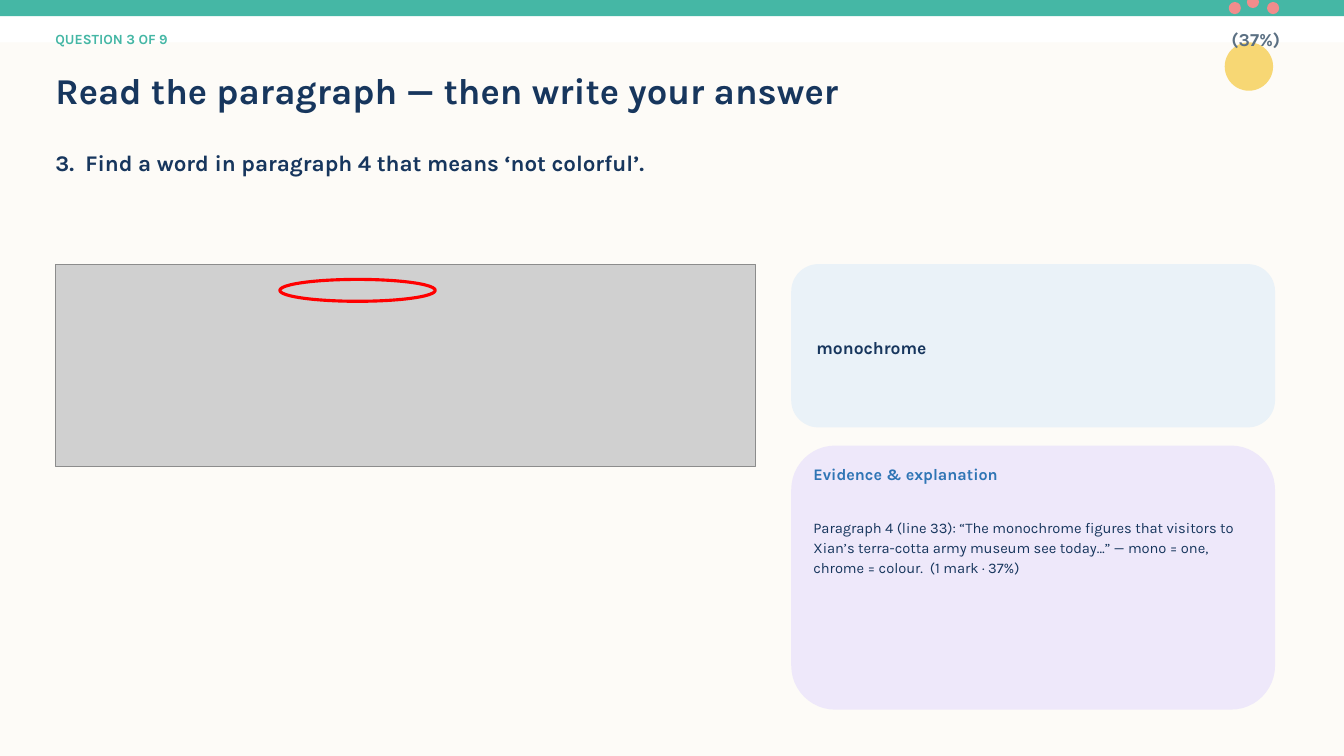
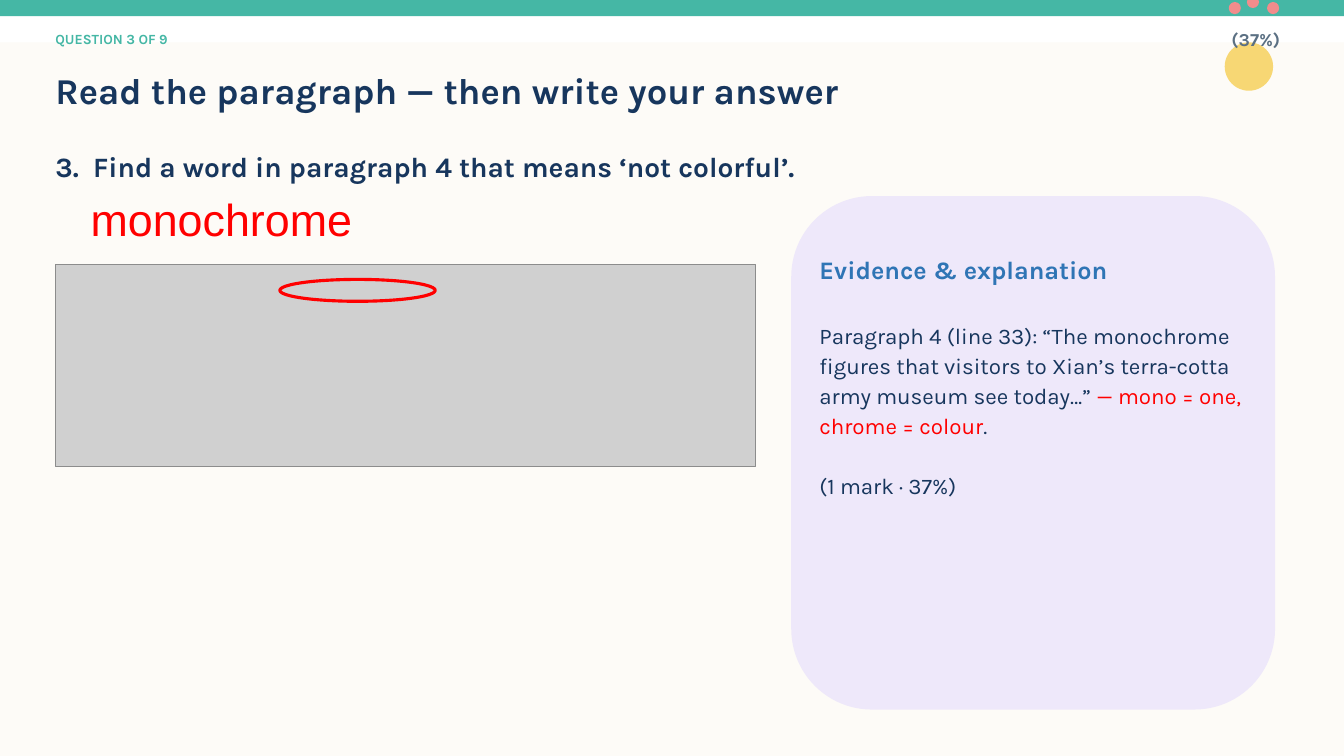
Before and after one commit to flyingbee2026/f6-sp-lesson4, a slide deck: slide 8 of F6_SP_Lesson_4_2013_Part_A_Open-Ended_PPT.pptx. Drawn at 1344x756 pixels with LibreOffice and Linux fonts; fonts in the diff are those of the drawing; grey boxes stand for pictures. Boxes give left, top, right and bottom in pixels: in the first picture for what was removed or moved away, otherwise in the second. Text is boxed around its words. In the diff, an @@ line names an element or a change of style, - is before the commit and + after.

Commit message:
Helen's finalized L4 deck: exp-card first (blinds), floating red answers (fade), trimmed evidence, taller Q6/Q8 crops

```diff
--- a/F6_SP_Lesson_4_2013_Part_A_Open-Ended_PPT.pptx
+++ b/F6_SP_Lesson_4_2013_Part_A_Open-Ended_PPT.pptx
@@ text "3. Find a word in ..." at [55,157,794,184]: size 16 to 20 pt @@
@@ text "monochrome": place and size @@
-text "monochrome" at [816,342,926,355]
+text "monochrome" at [91,203,352,237]
@@ text "monochrome" at [91,203,352,237]: size 12.5 to 32 pt, font Karla to Arial, text colour #17365D to #FF0000, bold off; line spacing 1.1 to 1; vertical alignment middle to top @@
@@ rounded rectangle: place and size @@
-rounded rectangle at [791,446,1275,710]
+rounded rectangle at [791,197,1275,710]
@@ rounded rectangle removed at [791,264,1275,427] @@
@@ text at [819,261,1108,285]: size 11.5 to 18 pt in "Evidence & explanation" @@
@@ text "Evidence & explanation": place and size @@
-text "Evidence & explanation" at [813,468,1233,575]
+text "Evidence & explanation" at [819,261,1241,497]
@@ text at [819,328,1241,497]: text changed; size 10.5 to 16 pt @@
-Paragraph 4 (line 33): “The monochrome figures that visitors to Xian’s terra-cotta army museum see today…” — mono = one, chrome = colour. (1 mark · 37%)
+Paragraph 4 (line 33): “The monochrome figures that visitors to Xian’s terra-cotta army museum see today…” — mono = one, chrome = colour.
+(1 mark · 37%)
```
Also in this commit, not shown: 12 other slides changed, 1 other file.
